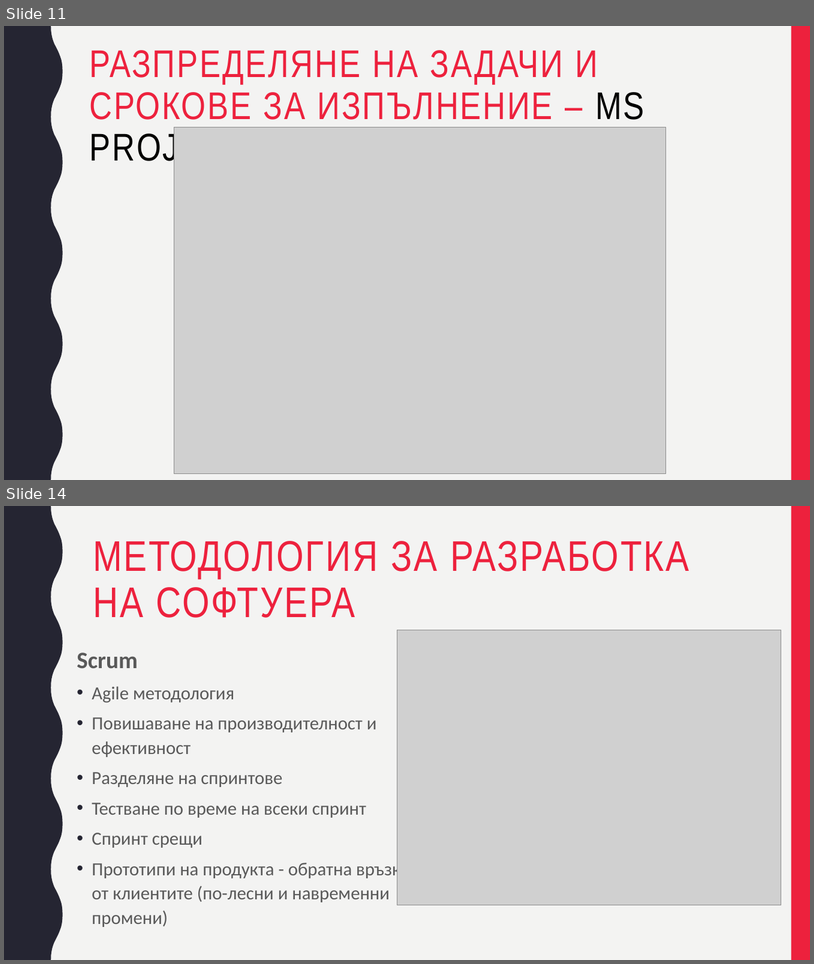
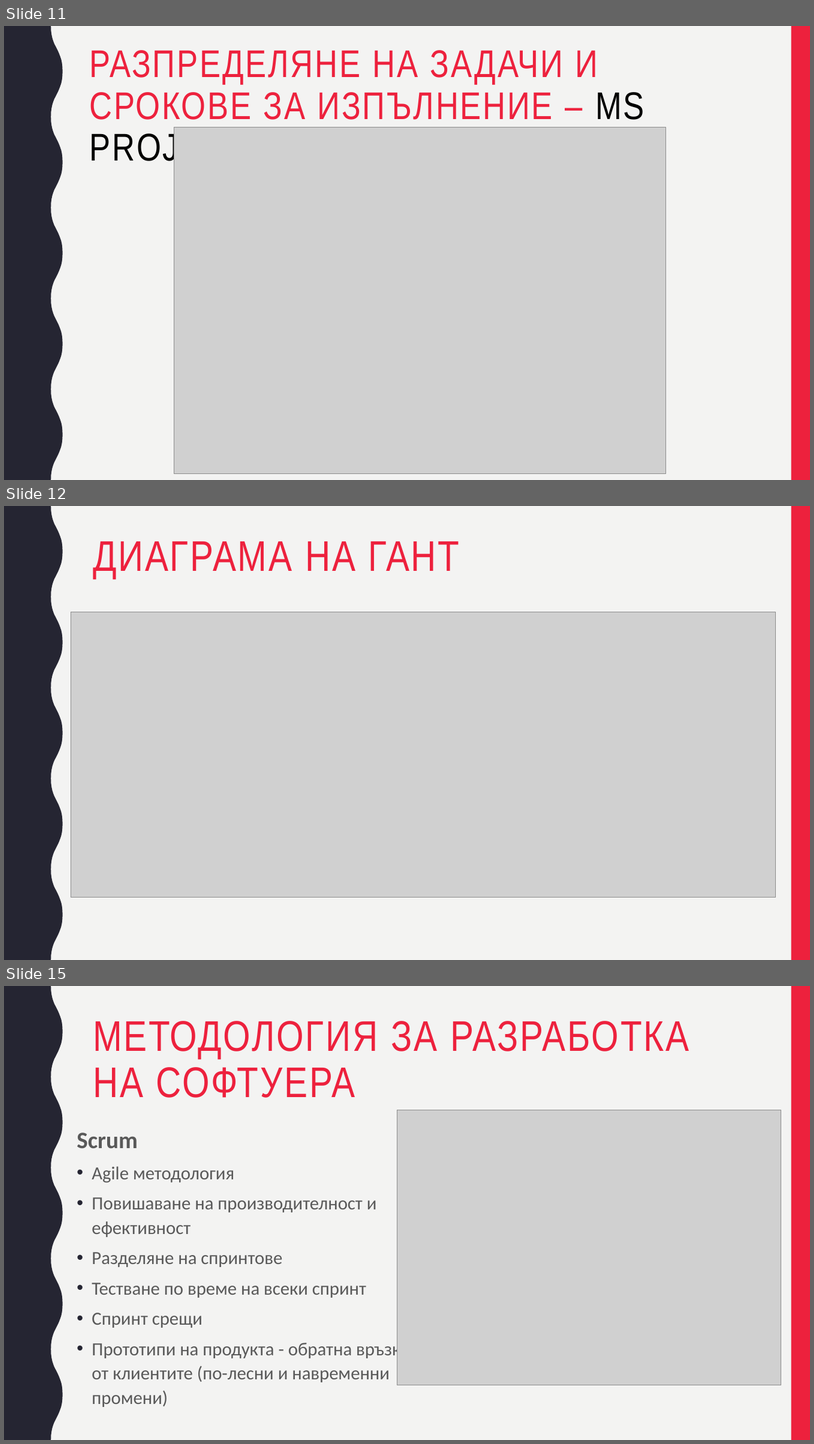
Before and after one commit to viktorpetkov000/SongStar, a slide deck: Система за избор на песен.pptx. Shown one above the other, each under a label of ours: slides 11 and 14 before the commit, slides 11, 12 and 15 after it; the slides between them are not shown. The pictures are 814x964 and 814x1444 pixels, drawn with LibreOffice and Linux fonts; fonts in the diff are those of the drawing; grey boxes stand for pictures. Boxes give left, top, right and bottom in pixels: in the first picture for what was removed or moved away, otherwise in the second. Text is boxed around its words. In the diff, an @@ line names an element or a change of style, - is before the commit and + after.

```diff
--- a/Система за избор на песен.pptx
+++ b/Система за избор на песен.pptx
@@ slide 12 added at bbox=[4, 506, 810, 960], background #F3F3F2; not listed: 2 template elements that a slide beside it also shows @@
@@ title added at bbox=[93, 541, 460, 579], 51 pt, text #ED213D @@
+ДИАГРАМА НА ГАНТ
@@ picture added at bbox=[71, 612, 776, 897] @@
@@ what was slide 14 is now slide 15 @@
```
Also in this commit, not shown: 2 slides changed, 1 other file.
